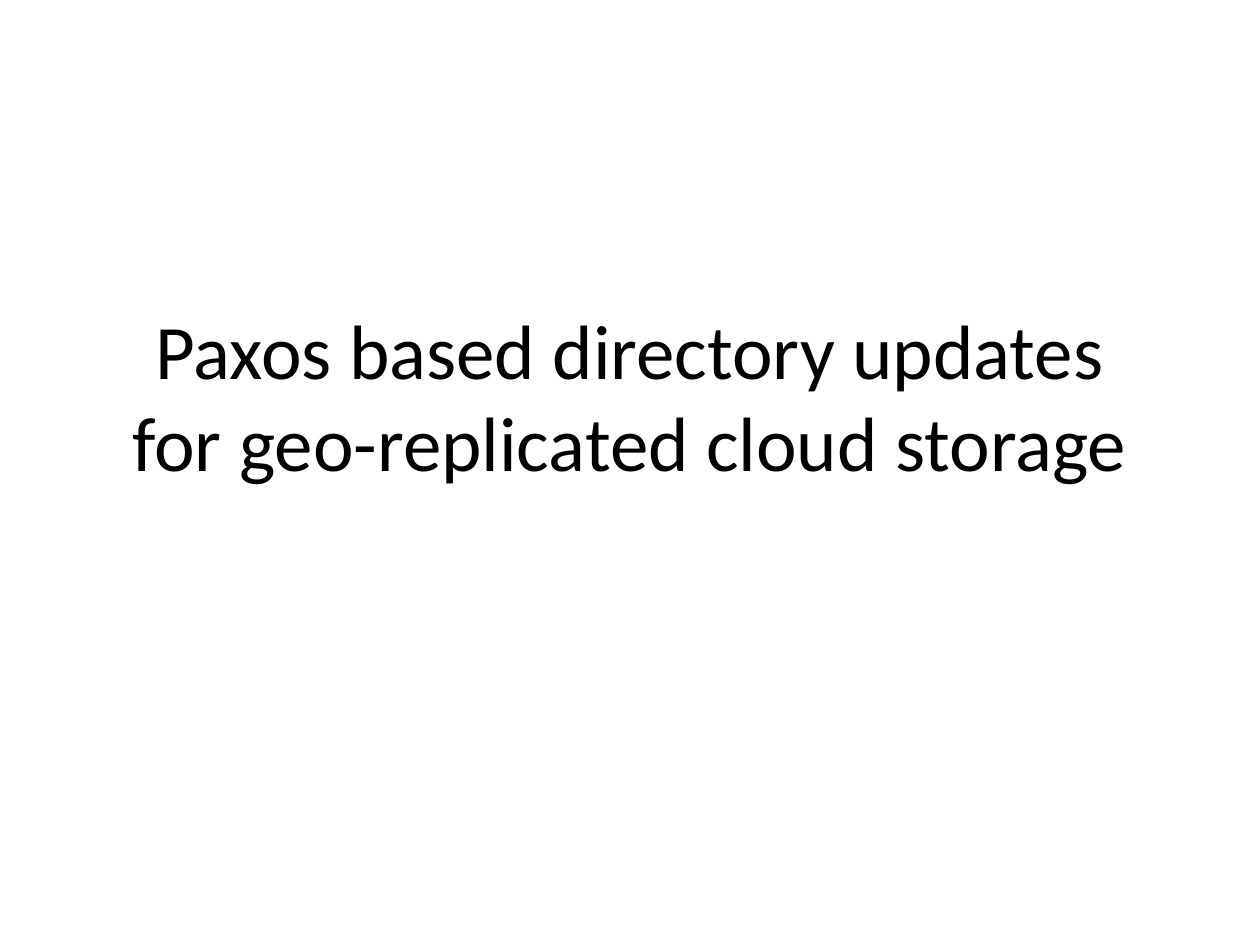
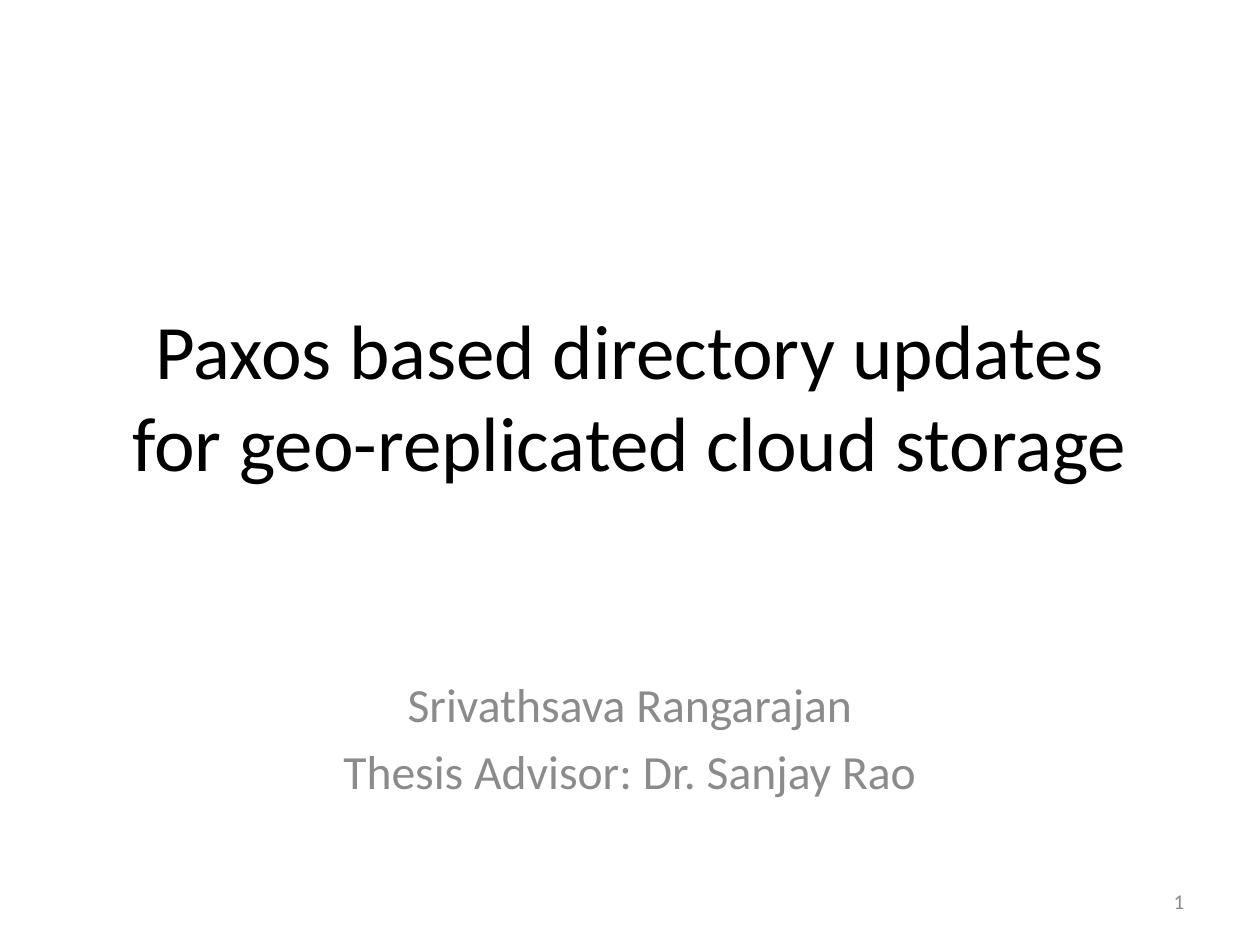
Before and after one commit to Slania/JPaxos-1, a slide deck: slide 1 of Paxos based directory updates for geo-replicated cloud storage.pptx. Drawn at 1260x945 pixels with LibreOffice and Linux fonts; fonts in the diff are those of the drawing. Boxes give left, top, right and bottom in pixels: in the first picture for what was removed or moved away, otherwise in the second. Text is boxed around its words. In the diff, an @@ line names an element or a change of style, - is before the commit and + after.

```diff
--- a/Paxos based directory updates for geo-replicated cloud storage.pptx
+++ b/Paxos based directory updates for geo-replicated cloud storage.pptx
@@ subtitle added at (343, 689, 916, 797), 27.2 pt, text #8C8C8C @@
+Srivathsava Rangarajan
+Thesis Advisor: Dr. Sanjay Rao
@@ page number added at (1174, 895, 1185, 909), 12 pt, text #8C8C8C @@
+1
```
Also in this commit, not shown: 45 other slides changed, 1 slide added.
